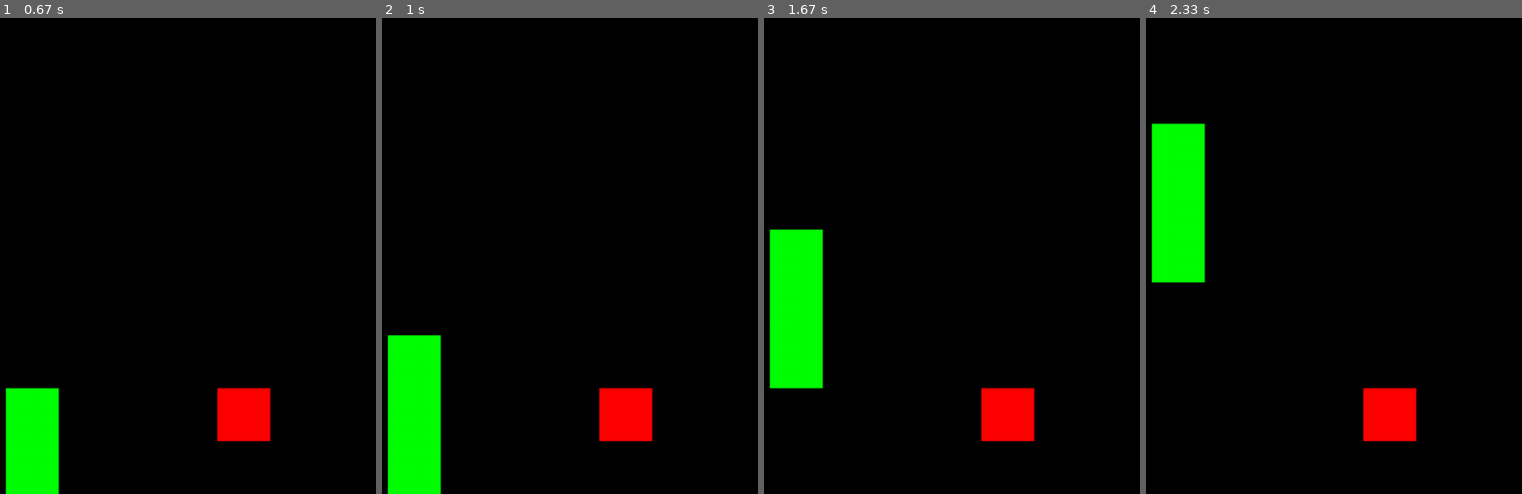
Above: before the commit, frames 1-4 (left to right).
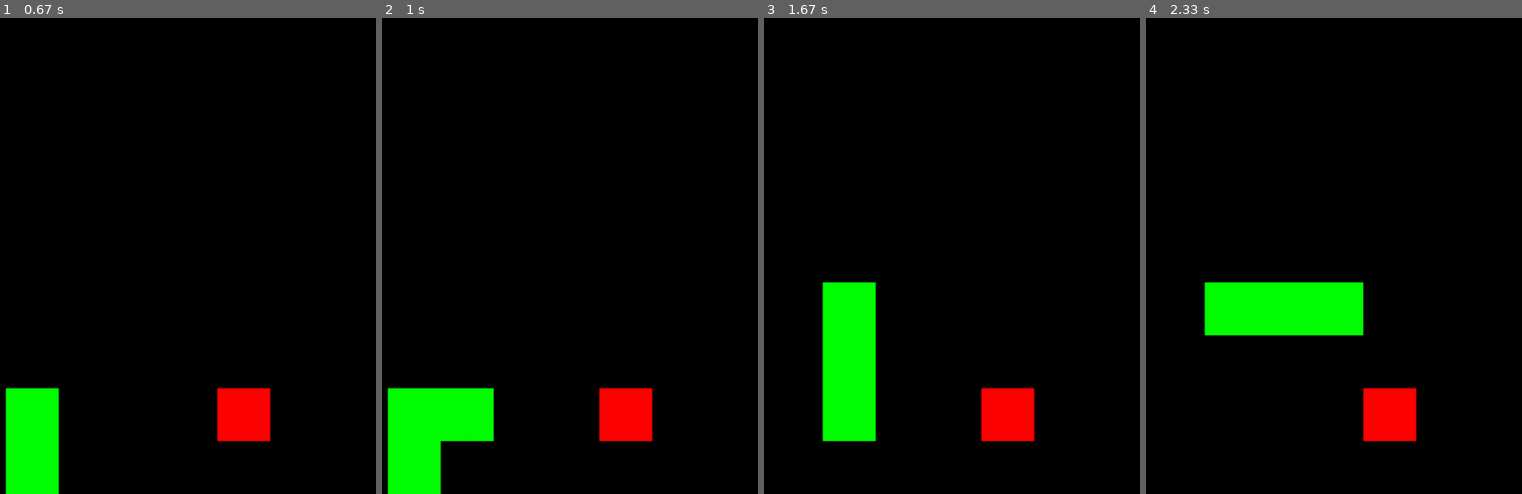
Above: after the commit, the same moments.

Repository: Necryl/pygame_snake_exercise
Game: pygame game, started from main.py
Two runs of this game, one before a commit and one after it. Both use one fixed random seed, a clock stepped at 60 frames per second and the inputs below.
Inputs:
- Up to frame 1 (0.67 s): hold Right from 0.33 s (still down)
- Up to frame 2 (1 s): release Right at 0.8 s; hold Up from 0.83 s (still down)
- Up to frame 3 (1.67 s): release Up at 1.3 s; hold Right from 1.33 s (still down)
- Up to frame 4 (2.33 s): release Right at 2 s; hold Left from 2.03 s (still down)

Frame 1 is identical in both runs. In frame 2, 3.2% of the frame differs, in the area x 1-30%, y 66-89%; in frame 3, 9.4%; in frame 4, 9.6%, in the area x 1-58%, y 22-67%.

Commit message:
completed features, fixed bugs

Diff:
--- a/main.py
+++ b/main.py
@@ -201,6 +201,7 @@
     mark_counter = 0
     tail_counter = 0
     tail_pause = False
+    end = False
 
     snake_head.update_bounds(game_grid.random_loc('border'))
     snake_direction = snake_path()
@@ -217,7 +218,7 @@
 
     while carry_on:
 
-        carry_on = event_handler()
+        carry_on, snake_direction = event_handler(snake_direction)
 
         if pygame.time.get_ticks() - last_tick >= snake_speed:
             last_tick = pygame.time.get_ticks()
@@ -225,44 +226,62 @@
             screen_render()
             pygame.display.update()
 
-            if mark_counter >= 2 and tail_pause == False:
-                snake_tail.update_bounds(snake_trail[tail_counter])
-                snake_tail.spawn()
-                del snake_trail[tail_counter]
-                tail_counter +=1
-
-            snake_trail[mark_counter] = snake_head.present_loc
-            mark_counter += 1
-
-            new_spot = game_grid.move(snake_head.present_loc, snake_direction)
-            if new_spot in list(snake_trail.values()):
-                end = True
-                break
-            else:
-                snake_head.update_bounds(new_spot)
-                snake_head.spawn()
-
-            if apple.present_loc == new_spot:
-                tail_pause = True
-                apple.update_bounds(apple_random_loc())
-            elif tail_pause == True:
-                tail_pause = False
+            if end == False:
+                if mark_counter >= 2 and tail_pause == False:
+                    snake_tail.update_bounds(snake_trail[tail_counter])
+                    snake_tail.spawn()
+                    del snake_trail[tail_counter]
+                    tail_counter +=1
+
+                snake_trail[mark_counter] = snake_head.present_loc
+                mark_counter += 1
+
+                new_spot = game_grid.move(snake_head.present_loc, snake_direction)
+                if new_spot in list(snake_trail.values()):
+                    end = True
+                    print("tail in the way")
+                else:
+                    snake_head.update_bounds(new_spot)
+                    snake_head.spawn()
+
+                if apple.present_loc == new_spot:
+                    tail_pause = True
+                    apple.update_bounds(apple_random_loc())
+                    apple.spawn()
+                elif tail_pause == True:
+                    tail_pause = False
 
 
 
         clock.tick(60)
 
 
-def event_handler():
+def event_handler(snake_direction):
 
     result = True
+    toward = snake_direction
 
     for event in pygame.event.get():
         if event.type == pygame.QUIT:
             result = False
             pygame.quit()
 
-    return result
+        if event.type == pygame.KEYDOWN:
+            if event.key == pygame.K_LEFT:
+                toward = 'left'
+            elif event.key == pygame.K_UP:
+                toward = 'up'
+            elif event.key == pygame.K_DOWN:
+                toward = 'down'
+            elif event.key == pygame.K_RIGHT:
+                toward = 'right'
+
+    new_spot = game_grid.move(snake_head.present_loc, toward)
+    if new_spot in list(snake_trail.values()):
+        toward = snake_direction
+
+
+    return result, toward
 
 def screen_render():
 
